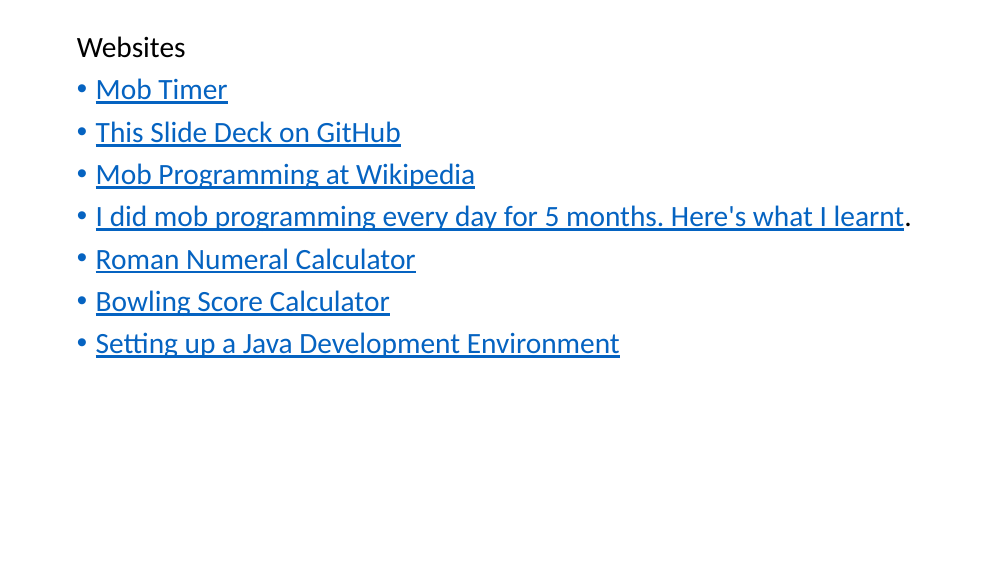
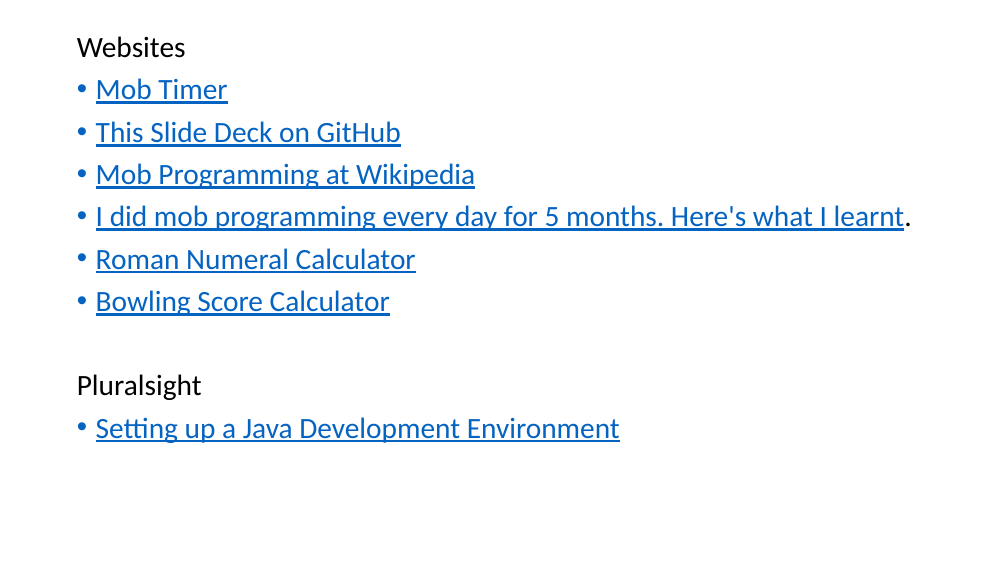
Before and after one commit to jonathan-r-jones/Mob-Programming-Demo, a slide deck: slide 13 of mob.pptx (slide 12 before the commit). Drawn at 1008x567 pixels with LibreOffice and Linux fonts; fonts in the diff are those of the drawing. Boxes give left, top, right and bottom in pixels: in the first picture for what was removed or moved away, otherwise in the second. Text is boxed around its words. In the diff, an @@ line names an element or a change of style, - is before the commit and + after.

```diff
--- a/mob.pptx
+++ b/mob.pptx
@@ text at box(77, 374, 202, 400): paragraph added @@
+Pluralsight
```
Also in this commit, not shown: 1 other slide changed, 1 slide added.
